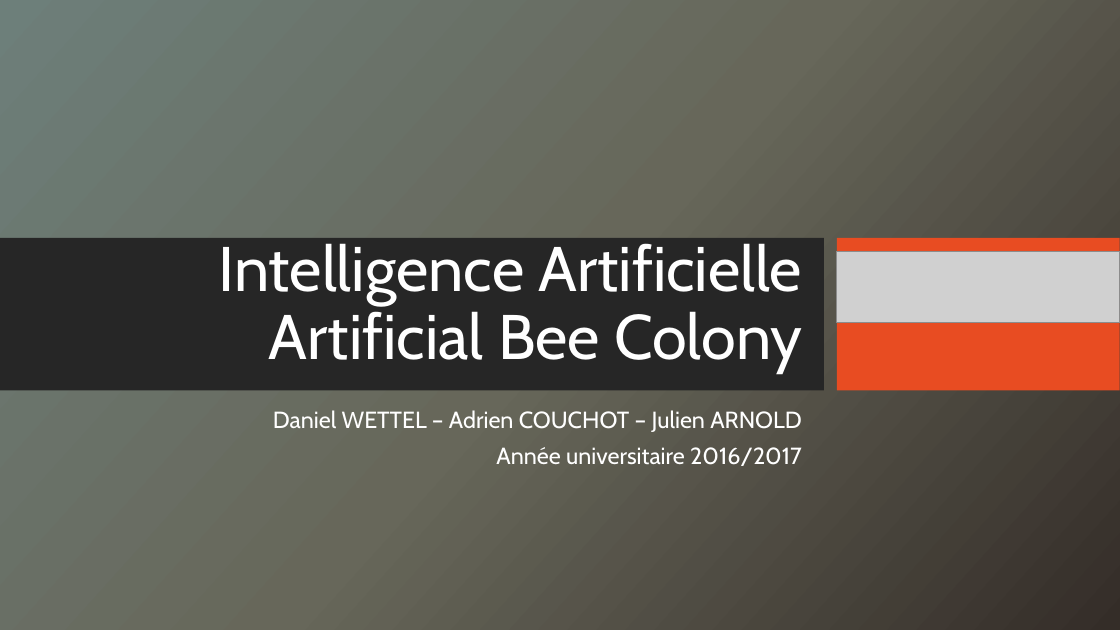
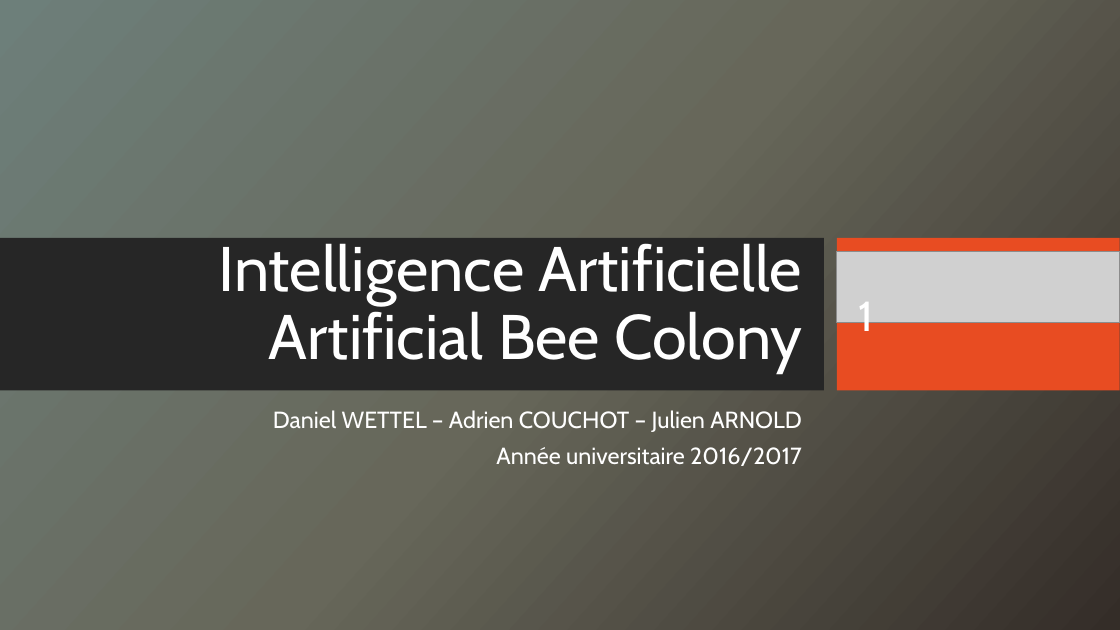
Before and after one commit to kazouke/Artificial-Bee-Colony, a slide deck: slide 1 of Rapport/Intelligence Artificielle.pptx. Drawn at 1120x630 pixels with LibreOffice and Linux fonts; fonts in the diff are those of the drawing; grey boxes stand for pictures; background and template pictures are left out. Boxes give left, top, right and bottom in pixels: in the first picture for what was removed or moved away, otherwise in the second. Text is boxed around its words. In the diff, an @@ line names an element or a change of style, - is before the commit and + after.

```diff
--- a/Rapport/Intelligence Artificielle.pptx
+++ b/Rapport/Intelligence Artificielle.pptx
@@ page number added at <box>859,302,874,341</box>, 36 pt, text #FFFFFF @@
+1
```
Also in this commit, not shown: 4 other slides changed, 1 slide added, 1 slide removed, 5 other files.
